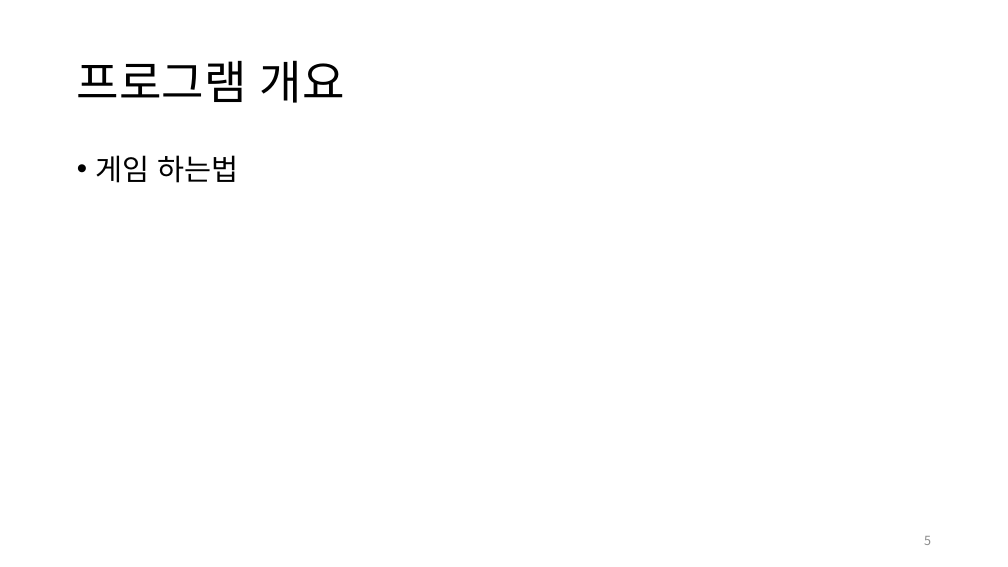
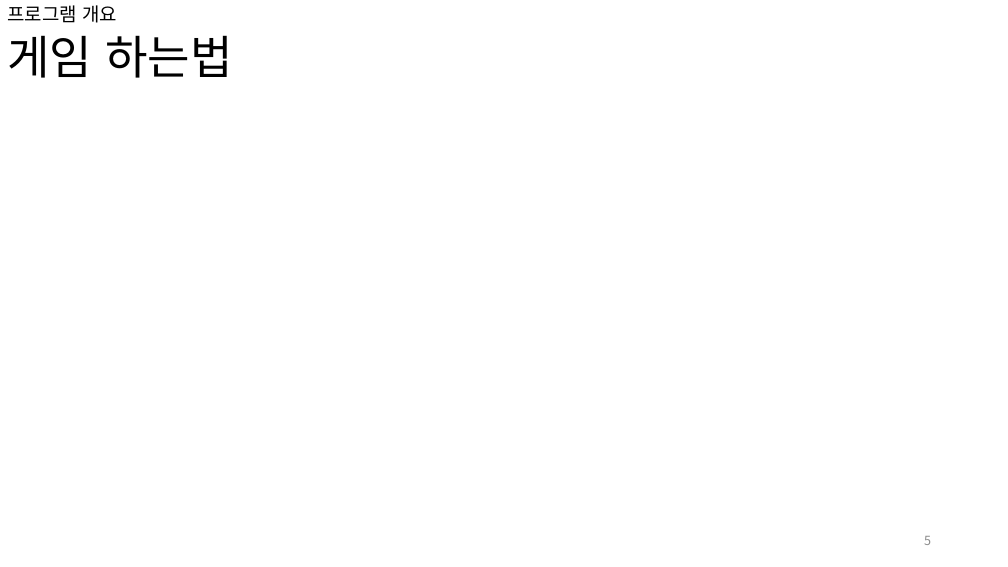
Before and after one commit to pknu-wap/Dogs-SONAR, a slide deck: slide 5 of others/presentation.pptx. Drawn at 1008x567 pixels with LibreOffice and Linux fonts; fonts in the diff are those of the drawing. Boxes give left, top, right and bottom in pixels: in the first picture for what was removed or moved away, otherwise in the second. Text is boxed around its words. In the diff, an @@ line names an element or a change of style, - is before the commit and + after.

```diff
--- a/others/presentation.pptx
+++ b/others/presentation.pptx
@@ title "프로그램 개요": place and size @@
-title "프로그램 개요" at (77,60,345,103)
+title "프로그램 개요" at (8,5,117,23)
@@ title "프로그램 개요" at (8,5,117,23): size 44 to 18 pt @@
@@ text "게임 하는법": place and size @@
-text "게임 하는법" at (96,155,239,183)
+text "게임 하는법" at (7,35,232,78)
@@ text "게임 하는법" at (7,35,232,78): size 28 to 44 pt; bullet • to none @@
```
Also in this commit, not shown: 3 other slides changed.
